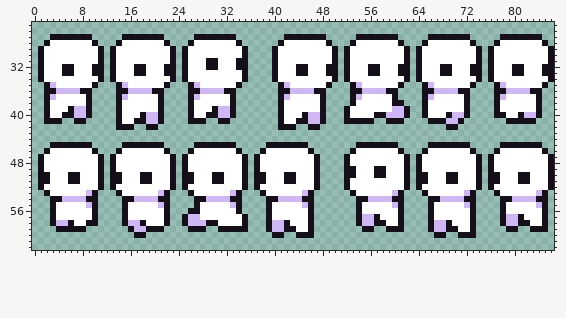
Two versions of one sprite sheet, Resources/Image/Forager.png. This is how it looked before the edit.
The file is 87x92 pixels. Shown: x 0..86, y 25..62.
The result:
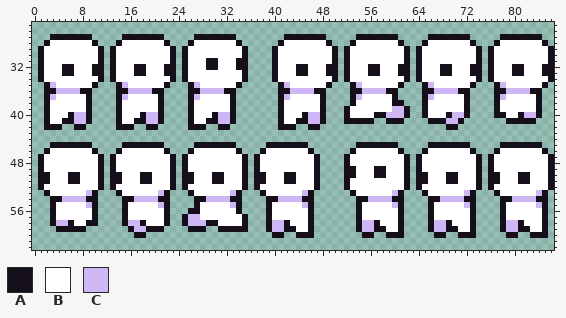
Palette (. is transparent): A #150f19  B #ffffff  C #cfb7f5
Diff:
@@ x 0..35 @@
 38 ..ABBBBBBA....ABBBBBBA....ABBBBBBA..
-39 ..ABBBACCA....ABBBBBBA....ABBBACCA..
-40 ..ABBAACCA....ABBBACCA....ABBAACCA..
-41 ..AAA..AA.....ABBAACCA....AAA..AA...
-42 ..............AAA..AA...............
+39 ..ABBBBBBA....ABBBBBBA....ABBBBBBA..
+40 ..ABBBACCA....ABBBACCA....ABBBACCA..
+41 ..ABBAACCA....ABBAACCA....ABBAACCA..
+42 ..AAA..AA.....AAA..AA.....AAA..AA...
 43 ....................................
@@ x 52..86 @@
 56 ..ABBBBBBA....ABBBBBBA....ABBBBBBA.
-57 ..ACCABBBA....ABBBBBBA....ACCABBBA.
-58 ..ACCAABBA....ACCABBBA....ACCAABBA.
-59 ...AA..AAA....ACCAABBA.....AA..AAA.
-60 ...............AA..AAA.............
+57 ..ABBBBBBA....ABBBBBBA....ABBBBBBA.
+58 ..ACCABBBA....ACCABBBA....ACCABBBA.
+59 ..ACCAABBA....ACCAABBA....ACCAABBA.
+60 ...AA..AAA.....AA..AAA.....AA..AAA.
 61 ...................................
Pixel boxes of the changes (left, top, right, bottom) in both pictures:
changed: (44, 106, 92, 130)
changed: (188, 106, 236, 130)
changed: (356, 214, 404, 238)
changed: (500, 214, 548, 238)
